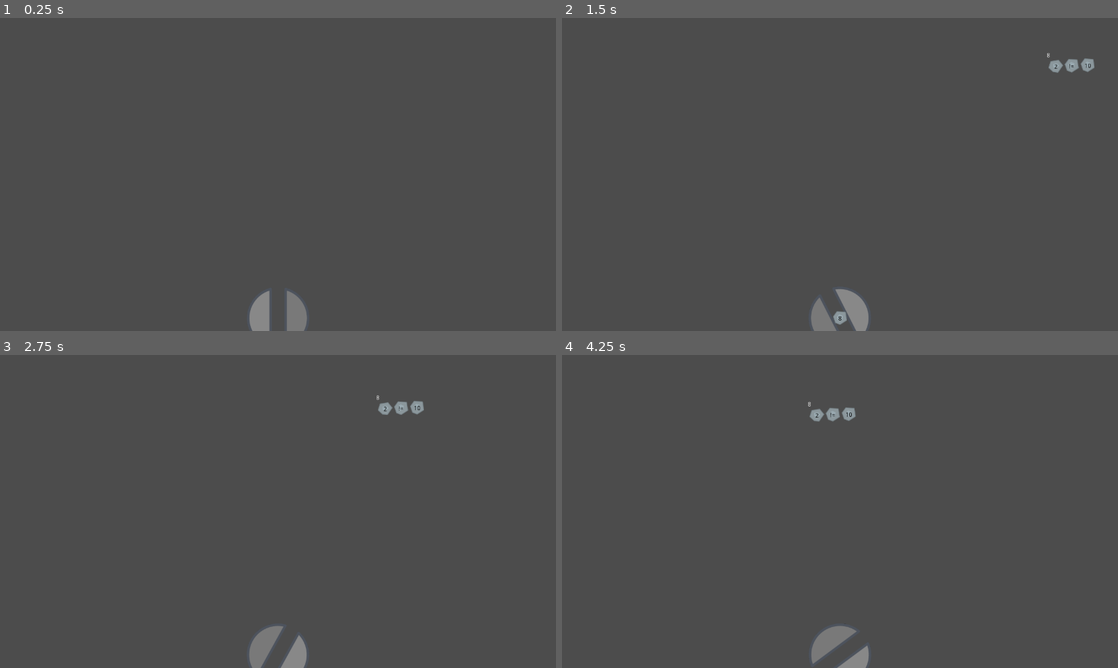
Above: before the commit, frames 1-4 (two rows, left to right).
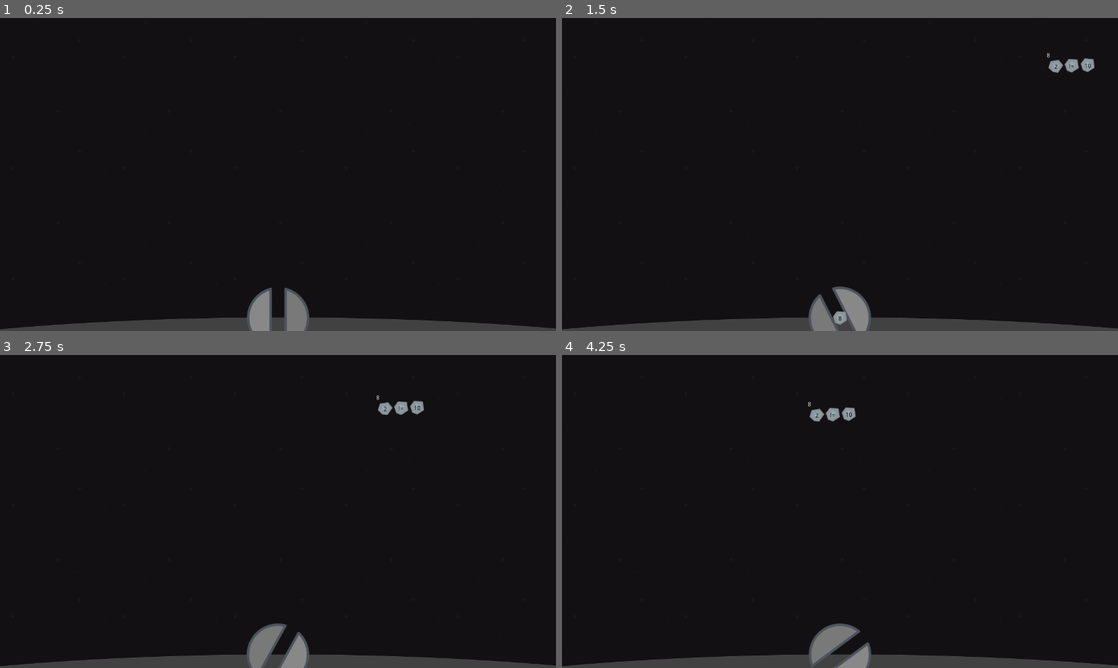
Above: after the commit, the same moments.

Repository: caleb-vincent/space-math
Game: Godot game, scene res://Debris/Debris.tscn
The game is run twice, just before and just after one commit, with the same random seed, the same clock (stepped at 60 frames per second) and the same inputs. This scene is started directly instead of the project's main scene.
Inputs (mouse positions are in pixels of both pictures, inside the frame that each line leads up to):
- Up to frame 1 (0.25 s): no input
- Up to frame 2 (1.5 s): move the mouse to (962, 158) at 0.52 s; click (962, 158) at 0.67 s; drag from (728, 190) to (812, 237) at 1.27 s
- Up to frame 3 (2.75 s): move the mouse to (333, 442) at 2.02 s; click (333, 442) at 2.17 s
- Up to frame 4 (4.25 s): drag from (812, 574) to (673, 464) at 2.77 s; move the mouse to (1006, 558) at 3.52 s; click (1006, 558) at 3.67 s

The runs differ from the first frame. In frame 1, 96% of the frame differs, in the area x 0-100%, y 0-100%; in frame 2, 96%; in frame 3, 96%; in frame 4, 96%.

Commit message:
Debris - background

Diff:
--- a/Debris/Debris.tscn
+++ b/Debris/Debris.tscn
@@ -1,6 +1,8 @@
-[gd_scene load_steps=5 format=2]
+[gd_scene load_steps=7 format=2]
 
 [ext_resource path="res://assets/turret.svg" type="Texture" id=1]
+[ext_resource path="res://assets/station.svg" type="Texture" id=2]
+[ext_resource path="res://assets/black.png" type="Texture" id=3]
 
 [sub_resource type="GDScript" id=2]
 script/source = "extends SubGame
@@ -126,6 +128,16 @@
 [node name="Debris" type="Node"]
 script = SubResource( 2 )
 
+[node name="TextureRect" type="TextureRect" parent="."]
+anchor_right = 1.0
+anchor_bottom = 1.0
+texture = ExtResource( 3 )
+expand = true
+stretch_mode = 2
+__meta__ = {
+"_edit_use_anchors_": false
+}
+
 [node name="DebrisStart" type="Position2D" parent="."]
 position = Vector2( 1430.04, 96.0667 )
 __meta__ = {
@@ -157,6 +169,11 @@
 position = Vector2( 0, -30 )
 shape = SubResource( 3 )
 
+[node name="Sprite2" type="Sprite" parent="SpaceStation"]
+position = Vector2( 8, 0.999939 )
+scale = Vector2( 1.5, 1 )
+texture = ExtResource( 2 )
+
 [node name="Sprite" type="Sprite" parent="SpaceStation"]
 position = Vector2( 0, -30 )
 scale = Vector2( 0.75, 0.75 )
--- /dev/null
+++ b/assets/station.svg
@@ -0,0 +1,65 @@
+<?xml version="1.0" encoding="UTF-8" standalone="no"?>
+<!-- Created with Inkscape (http://www.inkscape.org/) -->
+
+<svg
+   xmlns:dc="http://purl.org/dc/elements/1.1/"
+   xmlns:cc="http://creativecommons.org/ns#"
+   xmlns:rdf="http://www.w3.org/1999/02/22-rdf-syntax-ns#"
+   xmlns:svg="http://www.w3.org/2000/svg"
+   xmlns="http://www.w3.org/2000/svg"
+   xmlns:sodipodi="http://sodipodi.sourceforge.net/DTD/sodipodi-0.dtd"
+   xmlns:inkscape="http://www.inkscape.org/namespaces/inkscape"
+   width="1280"
+   height="64"
+   viewBox="0 0 338.66668 16.933333"
+   version="1.1"
+   id="svg8"
+   inkscape:version="0.92.5 (2060ec1f9f, 2020-04-08)"
+   sodipodi:docname="station.svg">
+  <defs
+     id="defs2" />
+  <sodipodi:namedview
+     id="base"
+     pagecolor="#ffffff"
+     bordercolor="#666666"
+     borderopacity="1.0"
+     inkscape:pageopacity="0.0"
+     inkscape:pageshadow="2"
+     inkscape:zoom="0.35"
+     inkscape:cx="-137.14286"
+     inkscape:cy="201.0967"
+     inkscape:document-units="mm"
+     inkscape:current-layer="layer1"
+     showgrid="false"
+     units="px"
+     inkscape:window-width="1600"
+     inkscape:window-height="851"
+     inkscape:window-x="0"
+     inkscape:window-y="0"
+     inkscape:window-maximized="1" />
+  <metadata
+     id="metadata5">
+    <rdf:RDF>
+      <cc:Work
+         rdf:about="">
+        <dc:format>image/svg+xml</dc:format>
+        <dc:type
+           rdf:resource="http://purl.org/dc/dcmitype/StillImage" />
+        <dc:title></dc:title>
+      </cc:Work>
+    </rdf:RDF>
+  </metadata>
+  <g
+     inkscape:label="Layer 1"
+     inkscape:groupmode="layer"
+     id="layer1"
+     transform="translate(0,-280.06668)">
+    <ellipse
+       style="opacity:0.98000004;fill:#444444;fill-opacity:1;stroke:#666666;stroke-width:0.10583334;stroke-linecap:round;stroke-linejoin:round;stroke-miterlimit:4;stroke-dasharray:none;stroke-opacity:1"
+       id="path4766"
+       cx="169.33333"
+       cy="339.08389"
+       rx="238.88095"
+       ry="58.964287" />
+  </g>
+</svg>
Not shown, added: assets/station.svg.import
